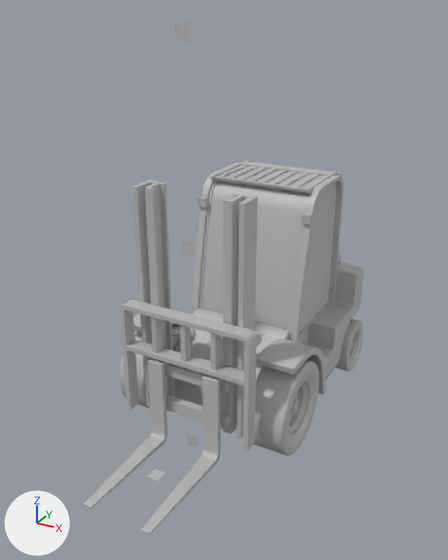
An edit to the FBX model Assets/ArtAssets/Meshes/Iteration1/SM_Forklift_Player1.fbx, drawn before and after from the same camera.
Before and after are seen from a 50 mm lens placed at (2.16, -5.2, 3.21), pointed at (0.04, -1.35, 1.29). Lighting does not change. The marker at lower left points along +X, +Y and +Z. The first picture is the older version. Where no turn or scale is listed for an object, it has been applied to the vertices. Vertices at exactly the same position are counted once.

Objects in the first picture: 'FL_BW_L', 'FL_Base', 'FL_FW_L', 'FL_FW_R', 'FL_Forks', 'FL_Telescopic' and 4 more.
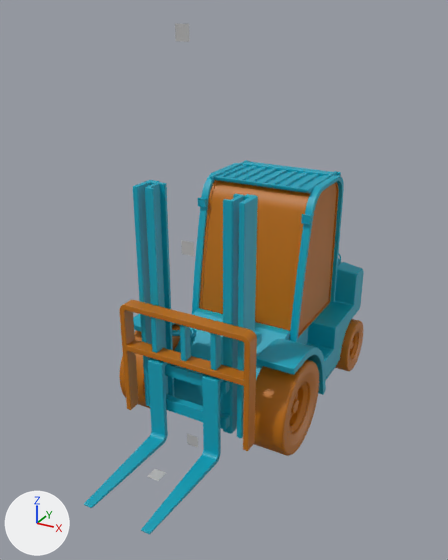
Where the newer file only moved an object's origin or applied its transform, the numbers keep the older frame.

Boxes (x1, y1, x2, y2) around the edits, measured in the pictures (448 x 560 px; the box of a moved part takes in the faces that stretch with it):
'FL_Telescopic', recoloured (grey to cyan)
    both: (145, 182, 244, 434)
part 1 of me_mesh_006, recoloured
    both: (119, 324, 180, 408)
part 2 of me_mesh, moved or reshaped (mostly hidden)
    before: (172, 327, 194, 337)
    after: (172, 327, 194, 338)
part 3 of me_mesh, recoloured (grey to cyan)
    both: (133, 160, 364, 438)
part 4 of me_mesh, recoloured (grey to orange)
    both: (199, 180, 339, 338)
part 5 of me_mesh_005, recoloured (grey to orange)
    both: (254, 360, 319, 456)
part 6 of me_mesh_001, recoloured (grey to orange)
    both: (120, 300, 257, 451)
part 7 of me_mesh_001, recoloured (grey to cyan)
    both: (84, 317, 230, 535)
part 8 of me_mesh_003, recoloured (grey to orange)
    both: (335, 319, 363, 371)

Diff of the bpy script that builds the scene:
```diff
--- a/Assets/ArtAssets/Meshes/Iteration1/SM_Forklift_Player1.fbx.py
+++ b/Assets/ArtAssets/Meshes/Iteration1/SM_Forklift_Player1.fbx.py
@@ mat_mat_fl_main4 @@
+mat_mat_fl_main4 = principled_material('Mat_FL_Main4')
+mat_mat_fl_main4.base_color = (0.5, 0.154, 0.0)  # orange #bc6d00
@@ me_mesh_005 @@
-me_mesh_005.from_pydata(...)  # 3230 vertices, 3264 faces; spans x -0.204..0.102, y -0.377..0.377, z -0.377..0.377
+me_mesh_005.from_pydata(...)  # 3182 vertices, 3168 faces; spans x -0.204..0.102, y -0.377..0.377, z -0.377..0.377
+# me_mesh_005 part 5: 3168 faces spanning x -0.204..0.102, y -0.377..0.377, z -0.377..0.377 switch from mat_defaultmat (grey #bcbcbc) to mat_mat_fl_main4 (orange #bc6d00)
+# edits to the shape of me_mesh_005 do not show in these pictures
@@ me_mesh_002 @@
 me_mesh_002.from_pydata(...)  # 160 vertices, 180 faces; spans x -0.35..0.35, y -0.09..0.09, z -1.45..0.38
-me_mesh_002.materials.append(mat_defaultmat)  # grey #bcbcbc
+me_mesh_002.materials.append(mat_mat_fl_main3)  # cyan #00a3bc
@@ me_mesh_003 @@
-me_mesh_003.from_pydata(...)  # 3772 vertices, 3796 faces; spans x -0.167..0.081, y -0.25..0.25, z -0.25..0.347
+me_mesh_003.from_pydata(...)  # 3724 vertices, 3700 faces; spans x -0.167..0.081, y -0.25..0.25, z -0.25..0.347
+# me_mesh_003 part 8: 3700 faces spanning x -0.167..0.081, y -0.25..0.25, z -0.25..0.347 switch from mat_defaultmat (grey #bcbcbc) to mat_mat_fl_main4 (orange #bc6d00)
+# edits to the shape of me_mesh_003 do not show in these pictures
@@ me_mesh_001 @@
-me_mesh_001.from_pydata(...)  # 924 vertices, 945 faces; spans x -0.55..0.548, y -0.98..0.008, z 0.001..1.132
+me_mesh_001.from_pydata(...)  # 920 vertices, 942 faces; spans x -0.55..0.548, y -0.98..0.008, z 0.001..1.132
+# me_mesh_001 part 6: 336 faces spanning x -0.55..0.548, y -0.113..-0.003, z 0.186..1.132 switch from mat_defaultmat (grey #bcbcbc) to mat_mat_fl_main4 (orange #bc6d00)
+# me_mesh_001 part 7: 603 faces spanning x -0.331..0.331, y -0.98..0.008, z 0.001..1.09 switch from mat_defaultmat (grey #bcbcbc) to mat_mat_fl_main3 (cyan #00a3bc)
+# edits to the shape of me_mesh_001 do not show in these pictures
@@ me_mesh @@
-me_mesh.from_pydata(...)  # 10357 vertices, 10288 faces; spans x -0.75..0.75, y -1.8..0.3, z -0.11..1.85
+me_mesh.from_pydata(...)  # 10353 vertices, 10285 faces; spans x -0.75..0.75, y -1.8..0.3, z -0.11..1.85
+# me_mesh part 2: 36 vertices moved within x -0.42..-0.35, y -1.59..-1.2, z 0.41..0.62; 96 vertices removed from x -0.44..-0.35, y -1.59..-1.16, z 0.39..0.63; 96 vertices added at x -0.43..-0.34, y -1.59..-1.16, z 0.39..0.63
+# me_mesh part 3: 8332 faces spanning x -0.75..0.75, y -1.8..0.3, z -0.11..1.85 switch from mat_defaultmat (grey #bcbcbc) to mat_mat_fl_main3 (cyan #00a3bc)
+# me_mesh part 4: 1416 faces spanning x -0.48..0.48, y -0.94..-0.02, z 0.42..1.65 switch from mat_defaultmat (grey #bcbcbc) to mat_mat_fl_main4 (orange #bc6d00)
+# other edits to the shape of me_mesh do not show in these pictures
+me_mesh.materials.append(mat_mat_brakelights1)  # red #bc0000
+me_mesh.materials.append(mat_mat_reverselights1)  # grey #aeaeae
+me_mesh.materials.append(mat_mat_blinkers1)  # orange #bc9350
@@ me_mesh_006 @@
 # used by ob_fl_fw_r; parent = ob_sm_forklift_player1; location = (59.67, 34.87, -136.5)
-me_mesh_006.from_pydata(...)  # 3230 vertices, 3264 faces; spans x -15.3..15.3, y -37.7..37.7, z -37.7..37.7
+me_mesh_006.from_pydata(...)  # 3182 vertices, 3168 faces; spans x -15.3..15.3, y -37.7..37.7, z -37.7..37.7
+# me_mesh_006 part 1: 2112 faces spanning x -15.3..15.3, y -37.7..37.7, z -37.7..37.7 switch from mat_defaultmat (grey #bcbcbc) to mat_mat_fl_main4 (orange #bc6d00)
+# edits to the shape of me_mesh_006 do not show in these pictures
```
